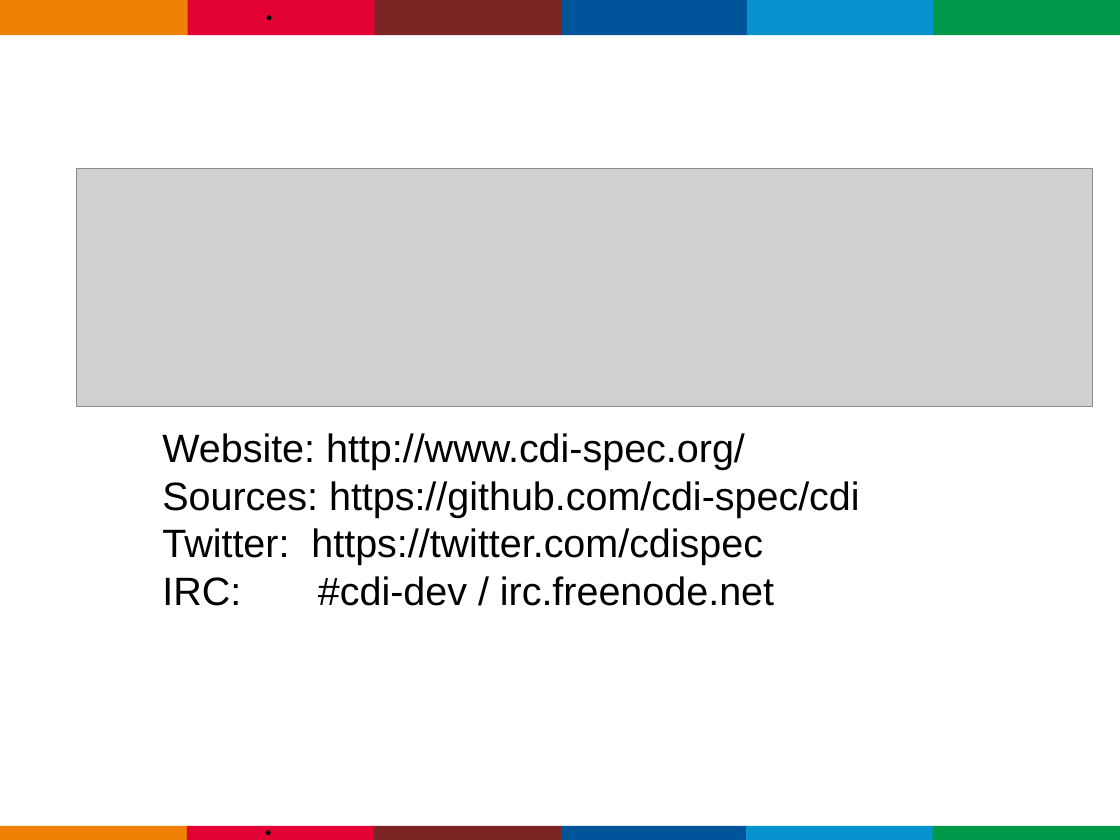
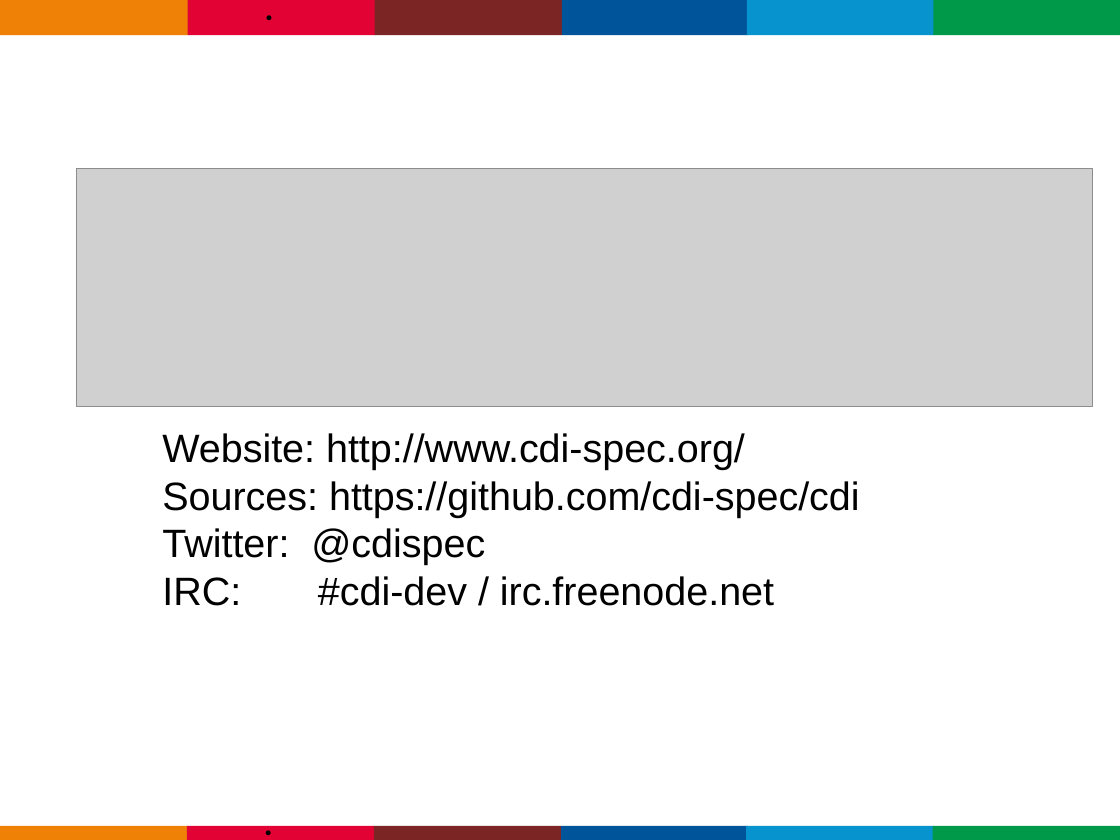
Before and after one commit to gastaldi/talks, a slide deck: slide 27 of CDI/TDC2015/TDC_2015-CDI-2.0.odp (slide 21 before the commit). Drawn at 1120x840 pixels with LibreOffice and Linux fonts; fonts in the diff are those of the drawing; grey boxes stand for pictures; background and template pictures are left out. Boxes give left, top, right and bottom in pixels: in the first picture for what was removed or moved away, otherwise in the second. Text is boxed around its words. In the diff, an @@ line names an element or a change of style, - is before the commit and + after.

```diff
--- a/CDI/TDC2015/TDC_2015-CDI-2.0.odp
+++ b/CDI/TDC2015/TDC_2015-CDI-2.0.odp
@@ text at (162,528,485,565): text changed @@
-Twitter: https://twitter.com/cdispec
+Twitter: @cdispec
```
Also in this commit, not shown: 4 other slides changed, 10 slides added, 4 slides removed.
